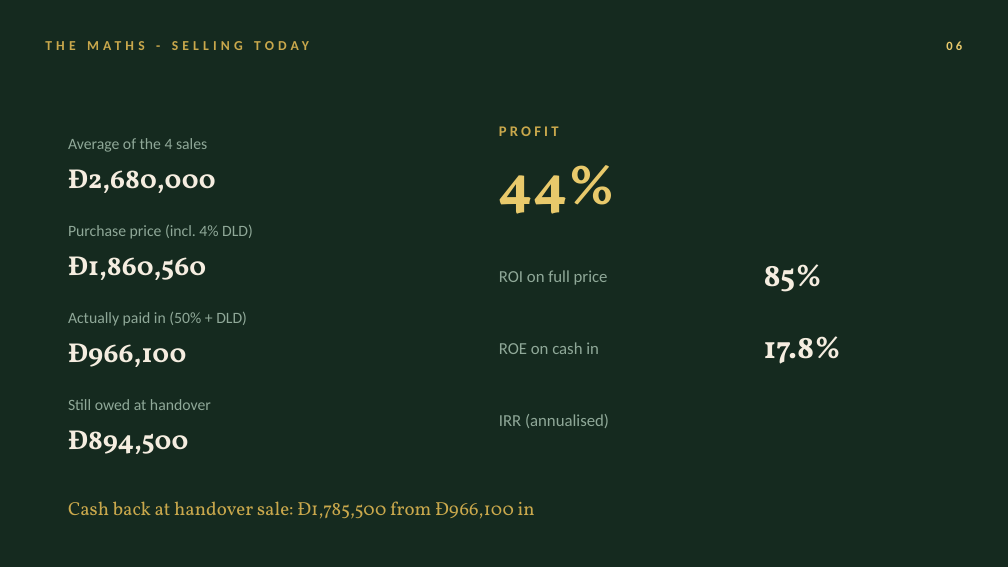
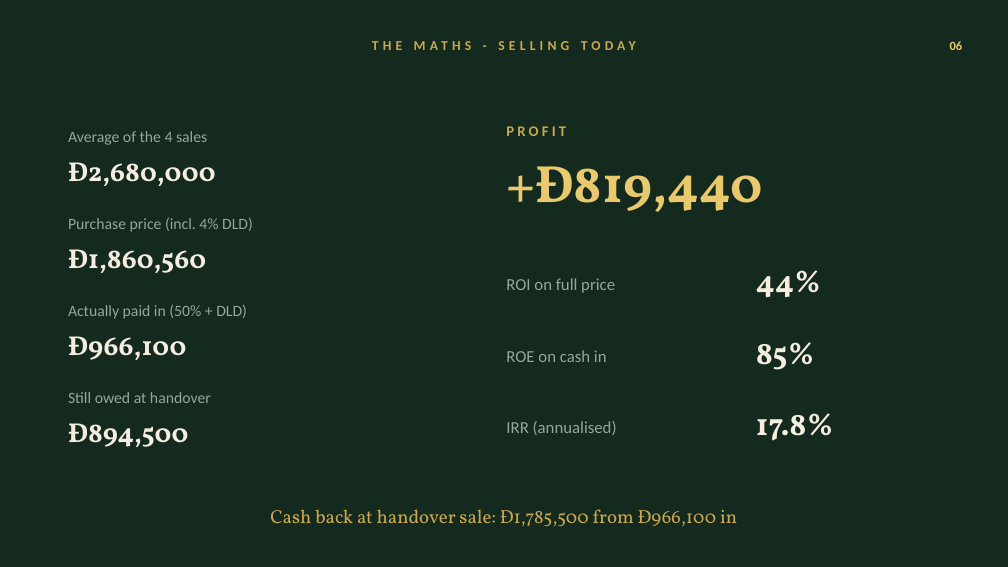
Before and after one commit to calum7macleod/dashboards, a slide deck: slide 7 of content-assets/lagoons-ep1/lagoons-review-ep1.pptx. Drawn at 1008x567 pixels with LibreOffice and Linux fonts; fonts in the diff are those of the drawing. Boxes give left, top, right and bottom in pixels: in the first picture for what was removed or moved away, otherwise in the second. Text is boxed around its words. In the diff, an @@ line names an element or a change of style, - is before the commit and + after.

```diff
--- a/content-assets/lagoons-ep1/lagoons-review-ep1.pptx
+++ b/content-assets/lagoons-ep1/lagoons-review-ep1.pptx
@@ text "THE MATHS - SELLING TODAY" at box(0, 32, 1008, 58): alignment left to centre @@
@@ text "THE MATHS - SELLING TODAY": place and size @@
-text "THE MATHS - SELLING TODAY" at box(45, 32, 650, 58)
+text "THE MATHS - SELLING TODAY" at box(0, 32, 1008, 58)
@@ text "06" at box(950, 41, 963, 50): letter spacing 3 to 0 pt @@
@@ text "PROFIT": place and size @@
-text "PROFIT" at box(499, 126, 559, 136)
+text "PROFIT" at box(506, 126, 566, 136)
@@ text "Average of the 4 sales": place and size @@
-text "Average of the 4 sales" at box(68, 138, 207, 152)
+text "Average of the 4 sales" at box(68, 131, 207, 145)
@@ text "Đ2,680,000": place and size @@
-text "Đ2,680,000" at box(68, 169, 216, 193)
+text "Đ2,680,000" at box(68, 162, 216, 186)
@@ text at box(506, 166, 762, 212): text changed; size 54 to 50 pt @@
-44%
++Đ819,440
@@ text "Purchase price (incl. 4% DLD)": place and size @@
-text "Purchase price (incl. 4% DLD)" at box(68, 225, 253, 239)
+text "Purchase price (incl. 4% DLD)" at box(68, 218, 253, 232)
@@ text "Đ1,860,560": place and size @@
-text "Đ1,860,560" at box(68, 256, 206, 280)
+text "Đ1,860,560" at box(68, 249, 206, 273)
@@ text "ROI on full price": place and size @@
-text "ROI on full price" at box(499, 270, 608, 285)
+text "ROI on full price" at box(506, 278, 615, 293)
@@ text "Actually paid in (50% + ...": place and size @@
-text "Actually paid in (50% + ..." at box(68, 312, 247, 326)
+text "Actually paid in (50% + ..." at box(68, 305, 247, 319)
@@ text added at box(756, 270, 821, 298), 30 pt, text #F5EDE0, bold @@
+44%
@@ text "Đ966,100": place and size @@
-text "Đ966,100" at box(68, 343, 186, 367)
+text "Đ966,100" at box(68, 336, 186, 360)
@@ text "85%": place and size @@
-text "85%" at box(764, 264, 823, 292)
+text "85%" at box(756, 342, 815, 370)
@@ text "ROE on cash in": place and size @@
-text "ROE on cash in" at box(499, 342, 599, 354)
+text "ROE on cash in" at box(506, 350, 607, 362)
@@ text "Still owed at handover": place and size @@
-text "Still owed at handover" at box(68, 399, 211, 410)
+text "Still owed at handover" at box(68, 392, 211, 403)
@@ text "Đ894,500": place and size @@
-text "Đ894,500" at box(68, 430, 189, 454)
+text "Đ894,500" at box(68, 423, 189, 447)
@@ text "IRR (annualised)": place and size @@
-text "IRR (annualised)" at box(499, 414, 609, 428)
+text "IRR (annualised)" at box(506, 421, 617, 435)
@@ text "17.8%": place and size @@
-text "17.8%" at box(764, 336, 842, 364)
+text "17.8%" at box(756, 413, 834, 441)
@@ text "Cash back at handover sale: ...": place and size @@
-text "Cash back at handover sale: ..." at box(68, 501, 535, 519)
+text "Cash back at handover sale: ..." at box(270, 509, 737, 527)
@@ text "Cash back at handover sale: ..." at box(270, 509, 737, 527): alignment left to centre @@
```
Also in this commit, not shown: 8 other slides changed.
